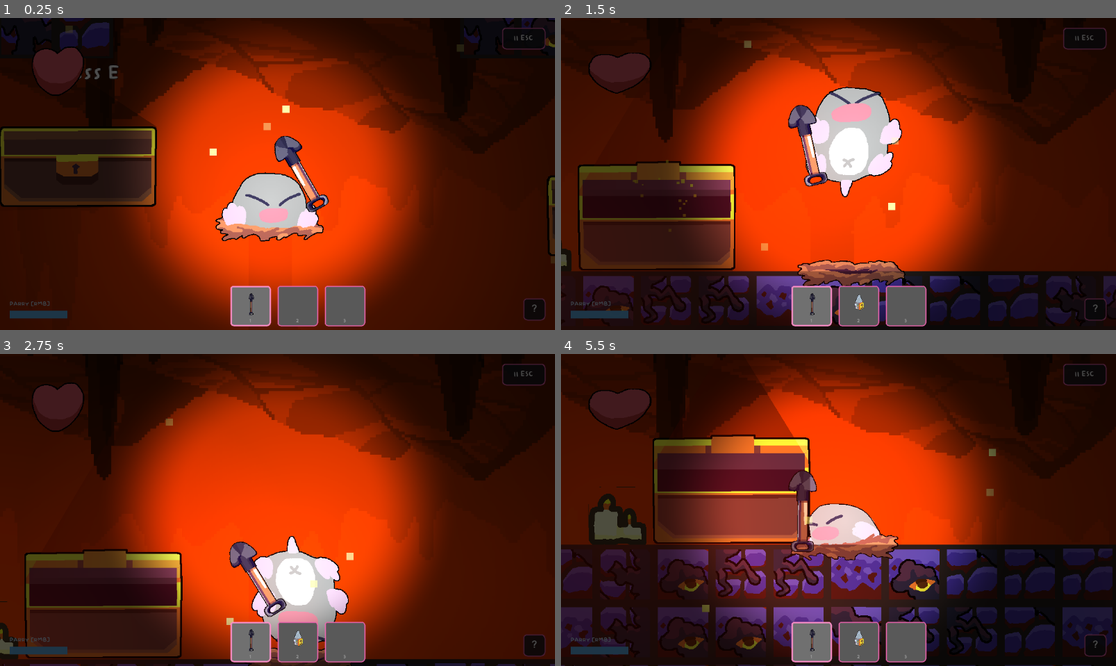
Above: before the commit, frames 1-4 (two rows, left to right).
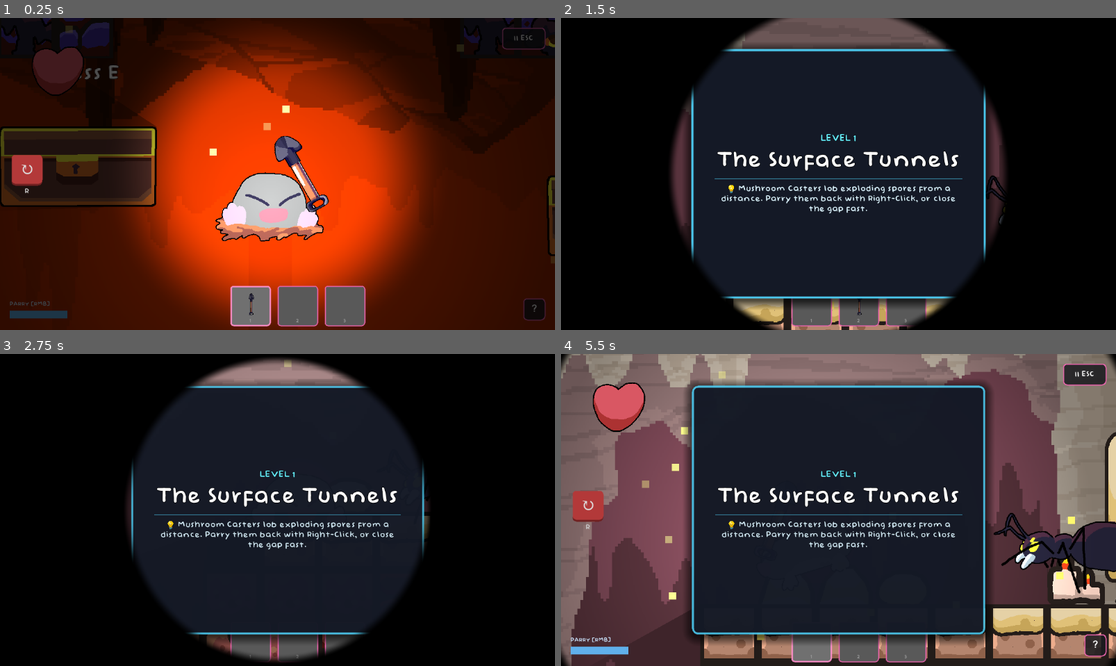
Above: after the commit, the same moments.

Repository: Geofoods/Holy-Moly
Game: Godot game, scene res://scenes/level_09.tscn
The game is run twice, just before and just after one commit, with the same random seed, the same clock (stepped at 60 frames per second) and the same inputs. This scene is started directly instead of the project's main scene. The engine's default icon, where the game draws it, is replaced by a stand-in: a white triangle on a blue panel in a dark square. Sound files missing from this copy of the repository are replaced by a short silence.
Inputs (mouse positions are in pixels of both pictures, inside the frame that each line leads up to):
- Up to frame 1 (0.25 s): no input
- Up to frame 2 (1.5 s): click (588, 170) at 0.5 s, where only the run after the commit has a clickable "↻"; tap E at 1.25 s; move the mouse to (810, 236) at 1.27 s; hold W from 1.28 s (still down); tap R at 1.35 s; click (810, 236) at 1.42 s
- Up to frame 3 (2.75 s): tap Enter (ui_accept) at 1.52 s; release W at 2 s; click (27, 506) at 2 s, where only the run after the commit has a clickable "↻"
- Up to frame 4 (5.5 s): move the mouse to (1005, 556) at 2.77 s; hold W 2.78-3.53 s; tap Shift (dig_dash) at 2.85 s; click (1005, 556) at 2.92 s; tap Enter (ui_accept) at 3.02, 4.52, 5.27 s; tap R at 3.05, 3.8, 4.35, 5.3 s; move the mouse to (672, 463) at 3.52 s; hold Left (ui_left) from 3.53 s (still down); click (672, 463) at 3.6 s; move the mouse to (866, 510) at 4.27 s; click (866, 510) at 4.42 s; move the mouse to (755, 432) at 5.02 s; tap E at 5.1 s; click (755, 432) at 5.17 s

The runs differ from the first frame. In frame 1, 0.6% of the frame differs, in the area x 2-8%, y 43-57%; in frame 2, 90%; in frame 3, 94%, in the area x 0-100%, y 0-100%; in frame 4, 94%.

Commit message:
added level picker and restart button

Diff:
--- a/scenes/intro.tscn
+++ b/scenes/intro.tscn
@@ -256,6 +256,15 @@
 theme_override_styles/hover = SubResource("StyleBoxFlat_playbutton_hover")
 theme_override_styles/focus = SubResource("StyleBoxFlat_playbutton_hover")
 text = "PLAY"
+
+[node name="LevelPickerOption" type="OptionButton" parent="CenterContainer/VBoxContainer/ButtonContainer"]
+custom_minimum_size = Vector2(180, 70)
+layout_mode = 2
+theme_override_colors/font_color = Color(0.03, 0.03, 0.03, 1)
+theme_override_colors/font_outline_color = Color(0, 0, 0, 1)
+theme_override_fonts/font = ExtResource("6_es01l")
+theme_override_font_sizes/font_size = 28
+alignment = 1
 
 [node name="TutorialButton" type="Button" parent="CenterContainer/VBoxContainer/ButtonContainer" unique_id=223072364]
 custom_minimum_size = Vector2(180, 70)
--- a/scripts/intro.gd
+++ b/scripts/intro.gd
@@ -15,6 +15,7 @@
 
 var tip_tween: Tween
 var tip_rng := RandomNumberGenerator.new()
+var _level_keys: Array = []
 
 func _ready():
 	tip_rng.randomize()
@@ -34,13 +35,18 @@
 
 	var play_btn = $CenterContainer/VBoxContainer/ButtonContainer/PlayButton
 	var tutorial_btn = $CenterContainer/VBoxContainer/ButtonContainer/TutorialButton
+	var level_picker = $CenterContainer/VBoxContainer/ButtonContainer/LevelPickerOption as OptionButton
 	var cancel_btn = $CenterContainer/VBoxContainer/ButtonContainer/CancelButton
 	play_btn.mouse_entered.connect(_on_button_hover.bind(play_btn))
 	play_btn.mouse_exited.connect(_on_button_unhover.bind(play_btn))
 	tutorial_btn.mouse_entered.connect(_on_button_hover.bind(tutorial_btn))
 	tutorial_btn.mouse_exited.connect(_on_button_unhover.bind(tutorial_btn))
+	level_picker.mouse_entered.connect(_on_button_hover.bind(level_picker))
+	level_picker.mouse_exited.connect(_on_button_unhover.bind(level_picker))
 	cancel_btn.mouse_entered.connect(_on_button_hover.bind(cancel_btn))
 	cancel_btn.mouse_exited.connect(_on_button_unhover.bind(cancel_btn))
+
+	_setup_level_picker(level_picker)
 
 	animate_intro()
 
@@ -121,13 +127,16 @@
 func _set_buttons_enabled(enabled: bool) -> void:
 	var play_btn = $CenterContainer/VBoxContainer/ButtonContainer/PlayButton
 	var tutorial_btn = $CenterContainer/VBoxContainer/ButtonContainer/TutorialButton
+	var level_picker = $CenterContainer/VBoxContainer/ButtonContainer/LevelPickerOption as OptionButton
 	var cancel_btn = $CenterContainer/VBoxContainer/ButtonContainer/CancelButton
 	play_btn.disabled = not enabled
 	tutorial_btn.disabled = not enabled
+	level_picker.disabled = not enabled
 	cancel_btn.disabled = not enabled
 	if enabled:
 		play_btn.pivot_offset = play_btn.size / 2.0
 		tutorial_btn.pivot_offset = tutorial_btn.size / 2.0
+		level_picker.pivot_offset = level_picker.size / 2.0
 		cancel_btn.pivot_offset = cancel_btn.size / 2.0
 
 func _on_button_hover(button: Button) -> void:
@@ -160,9 +169,14 @@
 	var play_btn = $CenterContainer/VBoxContainer/ButtonContainer/PlayButton
 	play_btn.disabled = true
 	Inventory.reset()
+	var picker = $CenterContainer/VBoxContainer/ButtonContainer/LevelPickerOption as OptionButton
+	var selected := picker.selected
+	var target := "res://scenes/main.tscn"
+	if selected > 0 and selected - 1 < _level_keys.size():
+		target = _level_keys[selected - 1]
 	var transition := preload("res://scenes/scene_transition.tscn").instantiate()
 	get_tree().root.add_child(transition)
-	transition.change_to("res://scenes/main.tscn")
+	transition.change_to(target)
 
 func _on_tutorial_pressed() -> void:
 	SFX.play_ui("ui_click")
@@ -175,6 +189,23 @@
 	get_tree().root.add_child(transition)
 	transition.change_to("res://scenes/tutorial.tscn")
 
+func _setup_level_picker(picker: OptionButton) -> void:
+	picker.clear()
+	picker.add_item("SELECT LEVEL")
+	picker.set_item_disabled(0, true)
+
+	_level_keys = LevelData.LEVELS.keys()
+	_level_keys.sort_custom(func(a, b): return LevelData.LEVELS[a]["number"] < LevelData.LEVELS[b]["number"])
+
+	for key in _level_keys:
+		var info: Dictionary = LevelData.LEVELS[key]
+		picker.add_item("Level %d - %s" % [info["number"], info["name"]])
+
+	picker.item_selected.connect(_on_level_picked)
+
+func _on_level_picked(_index: int) -> void:
+	SFX.play_ui("ui_click")
+
 func _on_cancel_pressed():
 	SFX.play_ui("ui_click")
 	get_tree().quit()
--- a/scripts/inventory_ui.gd
+++ b/scripts/inventory_ui.gd
@@ -25,6 +25,7 @@
 
 func _ready() -> void:
 	_build_ui()
+	_build_restart_button()
 	Inventory.slots_changed.connect(_on_slots_changed)
 	Inventory.selected_slot_changed.connect(_on_selected_slot_changed)
 	_update_all_slots()
@@ -138,3 +139,56 @@
 		tex.hide()
 		lbl.text=""
 	panel.add_theme_stylebox_override("panel",style)
+
+func _build_restart_button() -> void:
+	var restart_container := VBoxContainer.new()
+	var s := get_viewport().get_visible_rect().size
+	restart_container.position = Vector2(24, s.y / 2.0 - 40)
+
+	var btn := Button.new()
+	btn.text = "↻"
+	btn.add_theme_font_override("font", HOTBAR_FONT)
+	btn.add_theme_font_size_override("font_size", 32)
+	btn.custom_minimum_size = Vector2(64, 64)
+	var style := StyleBoxFlat.new()
+	style.bg_color = Color("b33939")
+	style.border_width_bottom = 4
+	style.border_color = Color("702121")
+	style.corner_radius_top_left = 8
+	style.corner_radius_top_right = 8
+	style.corner_radius_bottom_left = 8
+	style.corner_radius_bottom_right = 8
+	btn.add_theme_stylebox_override("normal", style)
+
+	var style_hover := style.duplicate()
+	style_hover.bg_color = Color("d14747")
+	btn.add_theme_stylebox_override("hover", style_hover)
+	btn.add_theme_stylebox_override("pressed", style)
+	btn.add_theme_stylebox_override("focus", style)
+
+	var lbl := Label.new()
+	lbl.text = "R"
+	lbl.horizontal_alignment = HORIZONTAL_ALIGNMENT_CENTER
+	lbl.add_theme_font_override("font", HOTBAR_FONT)
+	lbl.add_theme_font_size_override("font_size", 18)
+	lbl.add_theme_color_override("font_color", Color(0.8, 0.8, 0.8))
+
+	restart_container.add_child(btn)
+	restart_container.add_child(lbl)
+	add_child(restart_container)
+
+	btn.pressed.connect(_on_restart_action)
+
+func _on_restart_action() -> void:
+	if get_tree().paused: return
+	if SFX.has_method("play_ui"): SFX.play_ui("ui_click")
+	Inventory.reset()
+	var transition := preload("res://scenes/scene_transition.tscn").instantiate()
+	get_tree().root.add_child(transition)
+	transition.change_to(Inventory.current_level_path)
+
+func _unhandled_input(event: InputEvent) -> void:
+	if event is InputEventKey and event.pressed and not event.echo and event.keycode == KEY_R:
+		if not get_tree().paused:
+			_on_restart_action()
+			get_viewport().set_input_as_handled()
--- a/scripts/scene_transition.gd
+++ b/scripts/scene_transition.gd
@@ -17,6 +17,8 @@
 	var tween := create_tween()
 	tween.tween_method(_set_progress, 0.0, 1.0, 0.8).set_ease(Tween.EASE_IN).set_trans(Tween.TRANS_CUBIC)
 	await tween.finished
+	if path.begins_with("res://scenes/level_") or path == "res://scenes/main.tscn" or path == "res://scenes/tutorial.tscn":
+		Inventory.current_level_path = path
 	get_tree().change_scene_to_file(path)
 	await get_tree().process_frame
 	tween = create_tween()
